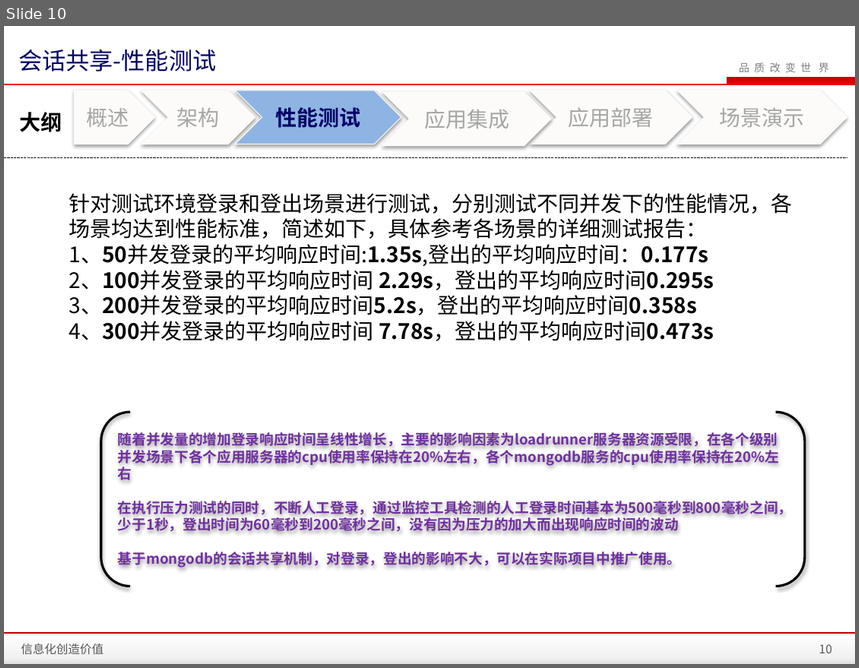
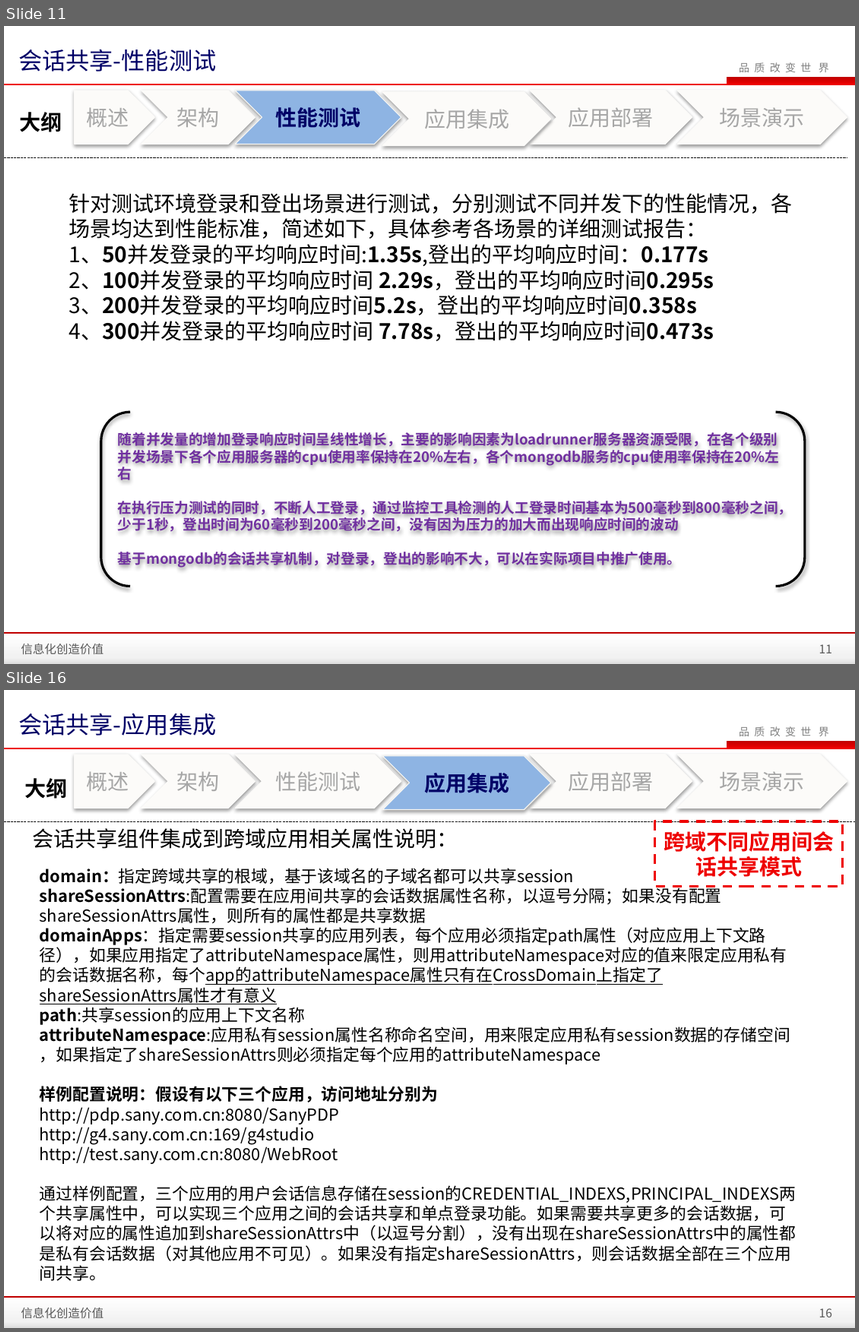
Before and after one commit to zhanght86/bboss-cms, a slide deck: 文档/SanyPDP平台会话共享介绍.pptx. Shown one above the other, each under a label of ours: slide 10 before the commit, slides 11 and 16 after it; the slides between them are not shown. The pictures are 859x668 and 859x1332 pixels, drawn with LibreOffice and Linux fonts; fonts in the diff are those of the drawing; background and template pictures are left out. Boxes give left, top, right and bottom in pixels: in the first picture for what was removed or moved away, otherwise in the second. Text is boxed around its words. In the diff, an @@ line names an element or a change of style, - is before the commit and + after.

Commit message:
完善会话共享文档

```diff
--- a/文档/SanyPDP平台会话共享介绍.pptx
+++ b/文档/SanyPDP平台会话共享介绍.pptx
@@ slide 16 added at bbox=[4, 690, 855, 1328], background #FFFFFF; not listed: 5 template elements that a slide beside it also shows @@
@@ title added at bbox=[18, 713, 216, 736], 20 pt, text #000066 @@
+会话共享-应用集成
@@ pentagon arrow added at bbox=[75, 755, 154, 809], fill #FCFBF9, outline #FCFBF9 0.75 pt, 18 pt, text #A6A6A6 @@
+概述
@@ chevron added at bbox=[141, 755, 255, 809], fill #FCFBF9, outline #FCFBF9 0.75 pt, 18 pt, text #A6A6A6 @@
+架构
@@ chevron added at bbox=[236, 755, 401, 809], fill #FCFBF9, outline #FCFBF9 0.75 pt, 18 pt, text #A6A6A6 @@
+性能测试
@@ chevron added at bbox=[382, 756, 551, 810], fill #8EB4E3, outline #F8F7F3 0.75 pt, 18 pt, text #000066, bold @@
+应用集成
@@ chevron added at bbox=[530, 755, 692, 809], fill #FCFBF9, outline #FCFBF9 0.75 pt, 18 pt, text #A6A6A6 @@
+应用部署
@@ chevron added at bbox=[677, 755, 847, 809], fill #FCFBF9, outline #FCFBF9 0.75 pt, 18 pt, text #A6A6A6 @@
+场景演示
@@ text added at bbox=[25, 778, 67, 799], 18 pt, text #000000, bold @@
+大纲
@@ line added from (4, 822) to (855, 822), #000000 0.25 pt dashed @@
@@ rectangle added at bbox=[655, 822, 842, 887], outline #EE0000 2 pt dashed, 18 pt, text #EE0000, bold @@
+跨域不同应用间会话共享模式
@@ text added at bbox=[32, 828, 458, 849], 18 pt, text #000000 @@
+会话共享组件集成到跨域应用相关属性说明：
@@ text added at bbox=[40, 868, 797, 1281], 14 pt, text #000000 @@
+domain：指定跨域共享的根域，基于该域名的子域名都可以共享session
+shareSessionAttrs:配置需要在应用间共享的会话数据属性名称，以逗号分隔；如果没有配置shareSessionAttrs属性，则所有的属性都是共享数据
+domainApps：指定需要session共享的应用列表，每个应用必须指定path属性（对应应用上下文路径），如果应用指定了attributeNamespace属性，则用attributeNamespace对应的值来限定应用私有的会话数据名称，每个app的attributeNamespace属性只有在CrossDomain上指定了shareSessionAttrs属性才有意义
+path:共享session的应用上下文名称
+attributeNamespace:应用私有session属性名称命名空间，用来限定应用私有session数据的存储空间 ，如果指定了shareSessionAttrs则必须指定每个应用的attributeNamespace
+样例配置说明：假设有以下三个应用，访问地址分别为
+http://pdp.sany.com.cn:8080/SanyPDP
+http://g4.sany.com.cn:169/g4studio
+http://test.sany.com.cn:8080/WebRoot
+通过样例配置，三个应用的用户会话信息存储在session的CREDENTIAL_INDEXS,PRINCIPAL_INDEXS两个共享属性中，可以实现三个应用之间的会话共享和单点登录功能。如果需要共享更多的会话数据，可以将对应的属性追加到shareSessionAttrs中（以逗号分割），没有出现在shareSessionAttrs中的属性都是私有会话数据（对其他应用不可见）。如果没有指定shareSessionAttrs，则会话数据全部在三个应用间共享。
@@ text added at bbox=[21, 1308, 104, 1319], 10 pt, text #595959 @@
+信息化创造价值
@@ page number added at bbox=[819, 1309, 832, 1318], 10 pt, text #595959 @@
+16
@@ what was slide 10 is now slide 11 @@
@@ page number at bbox=[819, 645, 832, 654]: text changed @@
-10
+11
```
Also in this commit, not shown: 8 slides changed, 3 other slides added.
